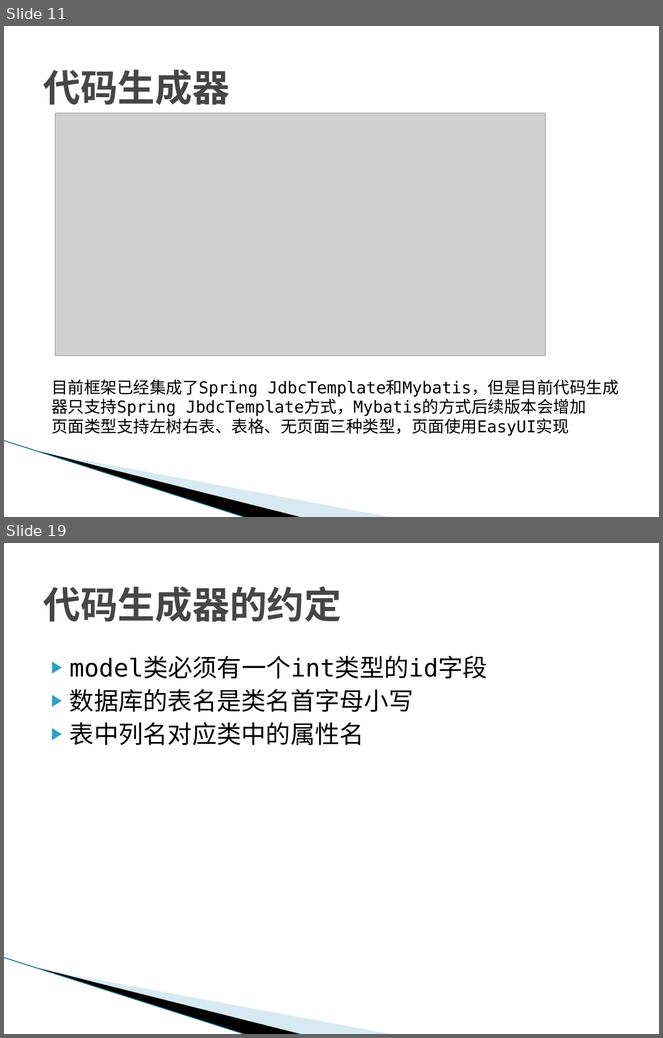
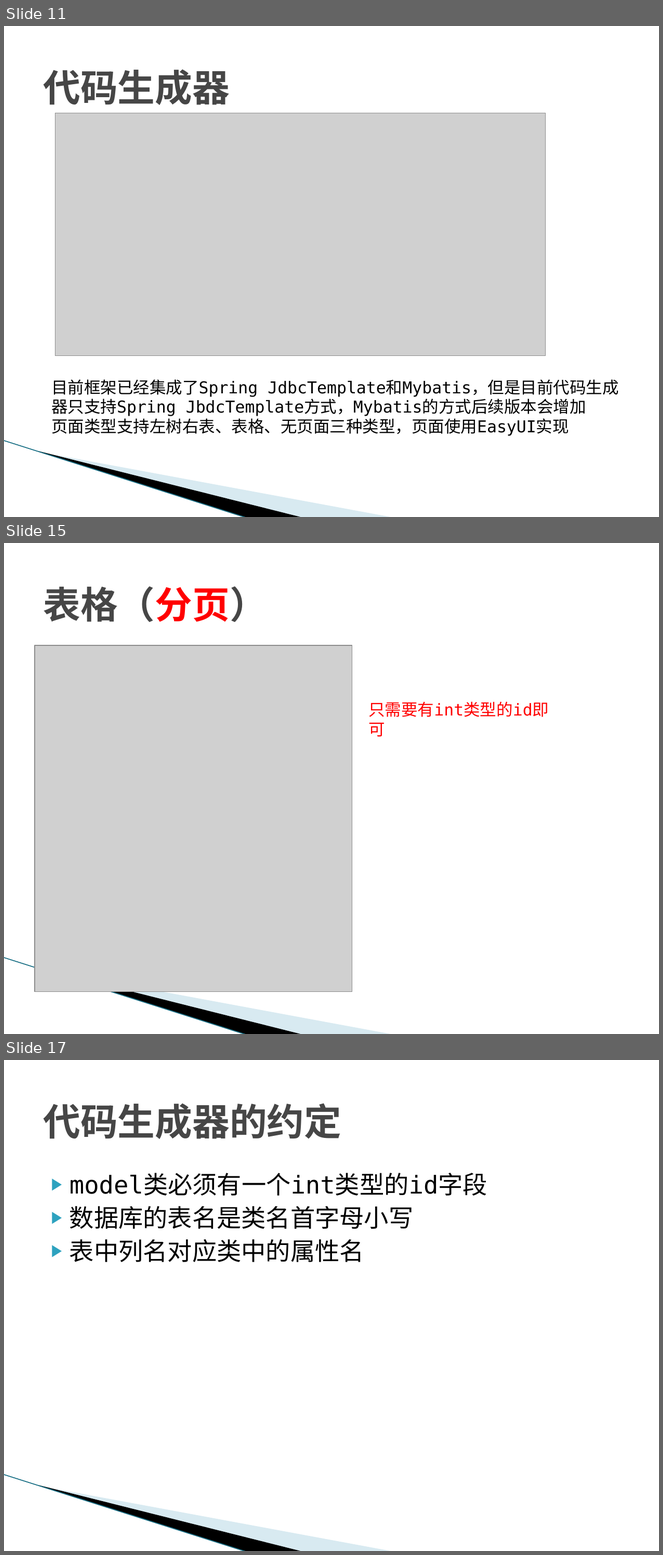
Before and after one commit to SunflowersOfJava/simba, a slide deck: doc/框架使用说明_1.1.15.pptx. Shown one above the other, each under a label of ours: slides 11 and 19 before the commit, slides 11, 15 and 17 after it; the slides between them are not shown. The pictures are 663x1038 and 663x1555 pixels, drawn with LibreOffice and Linux fonts; fonts in the diff are those of the drawing; grey boxes stand for pictures; background and template pictures are left out. Boxes give left, top, right and bottom in pixels: in the first picture for what was removed or moved away, otherwise in the second. Text is boxed around its words. In the diff, an @@ line names an element or a change of style, - is before the commit and + after.

```diff
--- a/doc/框架使用说明_1.1.15.pptx
+++ b/doc/框架使用说明_1.1.15.pptx
@@ slide 15 added at [4, 543, 659, 1034], background #FFFFFF; not listed: 3 template elements that a slide beside it also shows @@
@@ title added at [43, 586, 267, 622], 41 pt, text #464646, bold @@
+表格（分页）
@@ picture added at [35, 645, 352, 992] @@
@@ text added at [369, 702, 549, 717], 18 pt, text #FF0000 @@
+只需要有int类型的id即可
@@ what was slide 19 is now slide 17 @@
```
Also in this commit, not shown: 4 slides changed, 25 other slides added, 6 slides removed.
